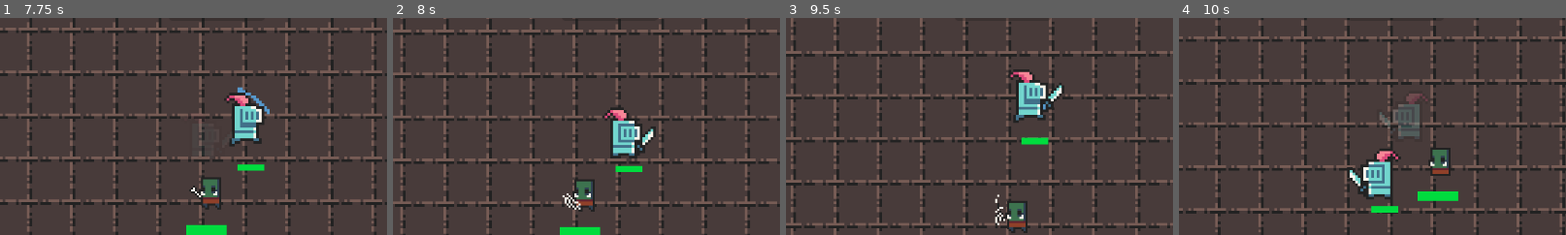
Above: before the commit, frames 1-4 (left to right).
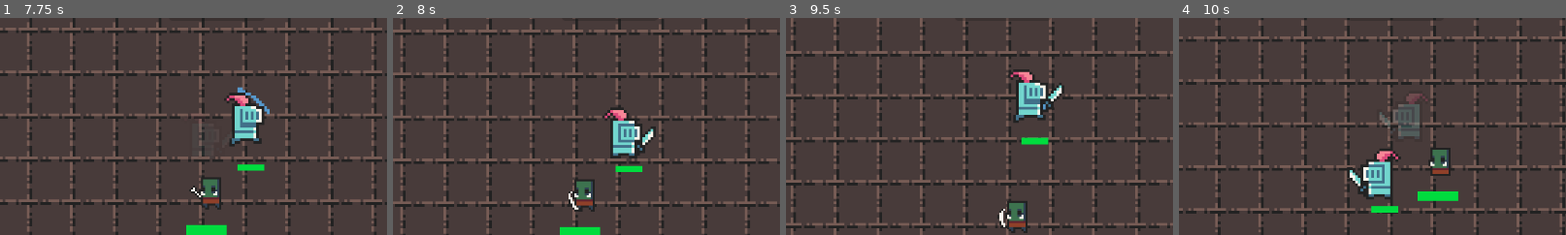
Above: after the commit, the same moments.

Repository: Lukas74m/gae_ca2
Game: Godot game, scene res://scenes/mainMenu/Main_Menu.tscn
The game is run twice, just before and just after one commit, with the same random seed, the same clock (stepped at 60 frames per second) and the same inputs.
Inputs (mouse positions are % of the whole screen's width and height, from its top left):
- Up to frame 1 (7.75 s): click "Spielen" at 0.5 s; move the mouse to (72, 45) at 1.27 s; hold Q (attack) 1.28-2.03 s; move the mouse to (30, 55) at 2.02 s; tap Q (attack) at 2.1, 3.05, 3.6, 5.3, 6.6, 7.55 s; move the mouse to (60, 28) at 2.77 s; hold E (dash) 2.78-3.53 s; move the mouse to (45, 70) at 3.52 s; move the mouse to (80, 65) at 4.27 s; hold Q (attack) 4.28-5.03 s; move the mouse to (20, 35) at 5.02 s; tap E (dash) at 5.1 s; move the mouse to (55, 50) at 5.77 s; hold Q (attack) 5.78-6.53 s; move the mouse to (35, 25) at 6.52 s; move the mouse to (72, 45) at 7.27 s; hold E (dash) from 7.28 s (still down)
- Up to frame 2 (8 s): keep holding E (dash)
- Up to frame 3 (9.5 s): move the mouse to (30, 55) at 8.02 s; release E (dash) at 8.03 s; tap Q (attack) at 8.1 s; move the mouse to (60, 28) at 8.77 s; hold Q (attack) from 8.78 s (still down)
- Up to frame 4 (10 s): move the mouse to (45, 70) at 9.52 s; release Q (attack) at 9.53 s; tap E (dash) at 9.6 s; tap Q (attack) at 9.8 s
The pictures show only the part of the screen within x 21-71%, y 23-73%; the shares and areas given below are measured in that part.

Frame 1 is identical in both runs. In frame 2, 0.2% of the frame differs, in the area x 43-49%, y 79-90%; in frame 3, 0.2%, in the area x 53-57%, y 81-97%; in frame 4, nothing differs.

Commit message:
enemy_orc animation fix

Diff:
--- a/gae-ca2/scenes/enemies/Enemy_Orc.tscn
+++ b/gae-ca2/scenes/enemies/Enemy_Orc.tscn
@@ -2,8 +2,8 @@
 
 [ext_resource type="PackedScene" uid="uid://41vujg0qkyqh" path="res://scenes/enemies/EnemyBase.tscn" id="1_pfjf4"]
 [ext_resource type="Texture2D" uid="uid://b7p3264oqpo37" path="res://assets/dungeon tileset pack/0x72_DungeonTilesetII_v1.7 (1)/0x72_DungeonTilesetII_v1.7/frames/orc_warrior_idle_anim_f0.png" id="2_2ymwm"]
-[ext_resource type="Texture2D" uid="uid://ccm0rjkxpfpc0" path="res://assets/enemies/mini_orc_attack.png" id="2_wprko"]
-[ext_resource type="Texture2D" uid="uid://rnhuo7cd3r5d" path="res://assets/enemies/mini_orc_idle_and_walking.png" id="3_be4gh"]
+[ext_resource type="Texture2D" uid="uid://bpoq51py4ommh" path="res://assets/enemies/enemy_orc/mini_orc_attack.png" id="2_wprko"]
+[ext_resource type="Texture2D" uid="uid://rnhuo7cd3r5d" path="res://assets/enemies/enemy_orc/mini_orc_idle_and_walking.png" id="3_be4gh"]
 
 [sub_resource type="AtlasTexture" id="AtlasTexture_wprko"]
 atlas = ExtResource("2_wprko")
@@ -190,7 +190,7 @@
 position = Vector2(13.3333, -6.66667)
 scale = Vector2(2.5, 2.5)
 sprite_frames = SubResource("SpriteFrames_2ymwm")
-animation = &"move"
+animation = &"attack"
 autoplay = "idle"
 
 [node name="Sprite2D" parent="." index="2"]
Binary file added: gae-ca2/assets/enemies/enemy_orc/mini_orc_attack.png
Not shown, changed: gae-ca2/assets/enemies/enemy_orc/mini_orc_attack.png.import
Renamed: gae-ca2/assets/enemies/mini_orc_idle_and_walking.png -> gae-ca2/assets/enemies/enemy_orc/mini_orc_idle_and_walking.png
Not shown, changed: gae-ca2/assets/enemies/enemy_orc/mini_orc_idle_and_walking.png.import
Binary file removed: gae-ca2/assets/enemies/mini_orc_attack.png
